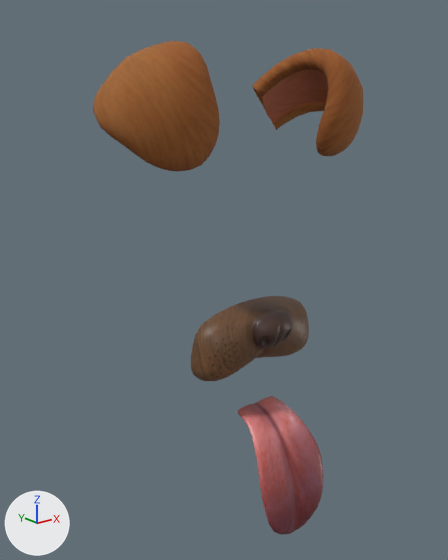
A saved change to the glTF model app/src/main/assets/dog/cachorro.glb.
Rendered twice from a 50 mm camera at (-3.07, -3.68, 1.47) aimed at (-0.13, 0.0, -0.01). Every picture has the same lights, and +X, +Y and +Z are marked at lower left. The picture after the commit comes second. Where no turn or scale is listed for an object, it has been applied to the vertices.

The first picture shows 'dog_ear_left', 'dog_ear_right', 'dog_nose', 'dog_tongue'.
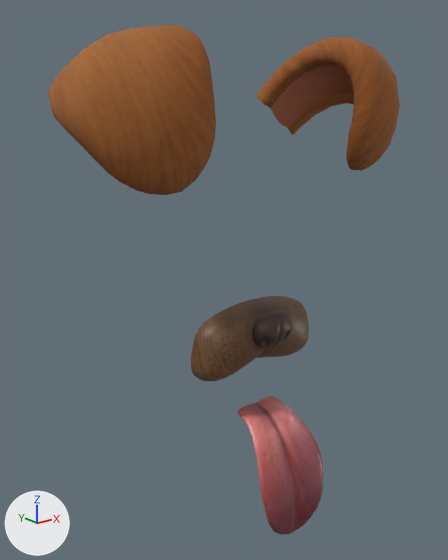
What differs and where, as boxes [x1, y1, x2, y2] in the pictures (448 x 560 px):
'dog_ear_left', moved, turned, rescaled
    before: [93, 41, 220, 172]
    after: [48, 25, 216, 195]
'dog_ear_right', moved, turned, rescaled
    before: [252, 48, 363, 156]
    after: [256, 37, 400, 170]

The change, as a list of edits to the scene's bpy script:
```text
Change ob_dog_ear_right:
    ob_dog_ear_right.location: (-0.452, 0.15, 0.035) -> (-0.205, 0.15, -0.601)
    ob_dog_ear_right.rotation_euler: (0.0, 0.314, 0.0) -> (0.0, 0.105, 0.0)  # degrees (0, 18, 0) -> degrees (0, 6, 0)
    ob_dog_ear_right.scale: (0.033, 0.033, 0.033) -> (0.042, 0.042, 0.042)
Change ob_dog_ear_left:
    ob_dog_ear_left.location: (0.452, 0.15, 0.035) -> (0.205, 0.15, -0.601)
    ob_dog_ear_left.rotation_euler: (0.0, -0.314, 0.0) -> (0.0, -0.105, 0.0)  # degrees (0, -18, 0) -> degrees (0, -6, 0)
    ob_dog_ear_left.scale: (0.033, 0.033, 0.033) -> (0.042, 0.042, 0.042)
```
